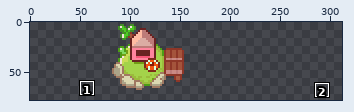
Two versions of one sprite sheet, assets/bay/bayshop.png. The picture above shows the old version from afar; the outline marks the close-up.
Close-up. Old version:
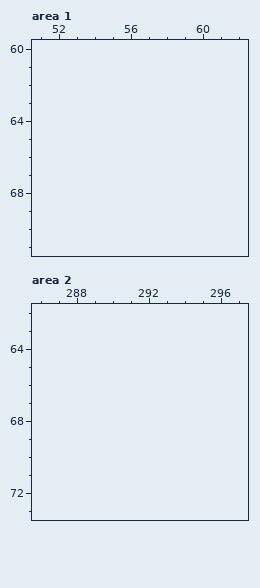
The file is 192x192 pixels, drawn in blocks of 2x2; one block is one cell here. Colours within 5 levels of each other are drawn and written as one. Shown: area 1: x 51..62, y 60..71; area 2: x 286..297, y 62..73. The old version is drawn lined up with the new one, on the new canvas. The commit also changed other parts of the picture, which this record leaves out.
Palette (. is transparent): 
Once edited:
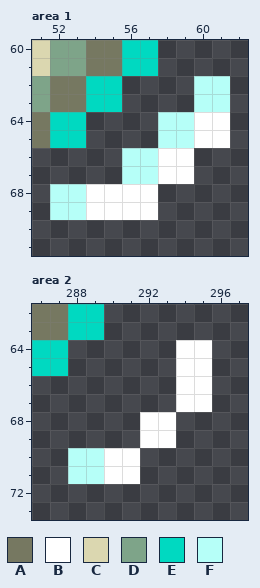
Colours new in this view: A #767861  B #ffffff  C #dbd7b0  D #7ea489  E #00d9c1  F #b6fff8
Changes in this commit:
{"change": "canvas 96x96 -> 312x78, the old top-left corner now at 71,-17 (the part of the old canvas that was cut away was empty and is not shown)"}
{"where": "area 1"}
{"y":60,"x":51,"old":".......","new":"CDDAAEE"}
{"y":61,"x":51,"old":".......","new":"CDDAAEE"}
{"y":62,"x":51,"old":".....","new":"DAAEE"}
{"y":62,"x":60,"old":"..","new":"FF"}
{"y":63,"x":51,"old":".....","new":"DAAEE"}
{"y":63,"x":60,"old":"..","new":"FF"}
{"y":64,"x":51,"old":"...","new":"AEE"}
{"y":64,"x":58,"old":"....","new":"FFBB"}
{"y":65,"x":51,"old":"...","new":"AEE"}
{"y":65,"x":58,"old":"....","new":"FFBB"}
{"y":66,"x":56,"old":"....","new":"FFBB"}
{"y":67,"x":56,"old":"....","new":"FFBB"}
{"y":68,"x":52,"old":"......","new":"FFBBBB"}
{"y":69,"x":52,"old":"......","new":"FFBBBB"}
{"where": "area 2"}
{"y":62,"x":286,"old":"....","new":"AAEE"}
{"y":63,"x":286,"old":"....","new":"AAEE"}
{"y":64,"x":286,"old":"..","new":"EE"}
{"y":64,"x":294,"old":"..","new":"BB"}
{"y":65,"x":286,"old":"..","new":"EE"}
{"y":65,"x":294,"old":"..","new":"BB"}
{"y":66,"x":294,"old":"..","new":"BB"}
{"y":67,"x":294,"old":"..","new":"BB"}
{"y":68,"x":292,"old":"..","new":"BB"}
{"y":69,"x":292,"old":"..","new":"BB"}
{"y":70,"x":288,"old":"....","new":"FFBB"}
{"y":71,"x":288,"old":"....","new":"FFBB"}
{"label":"added","picture_box":[32,40,230,220]}
{"label":"added","picture_box":[32,304,212,484]}
